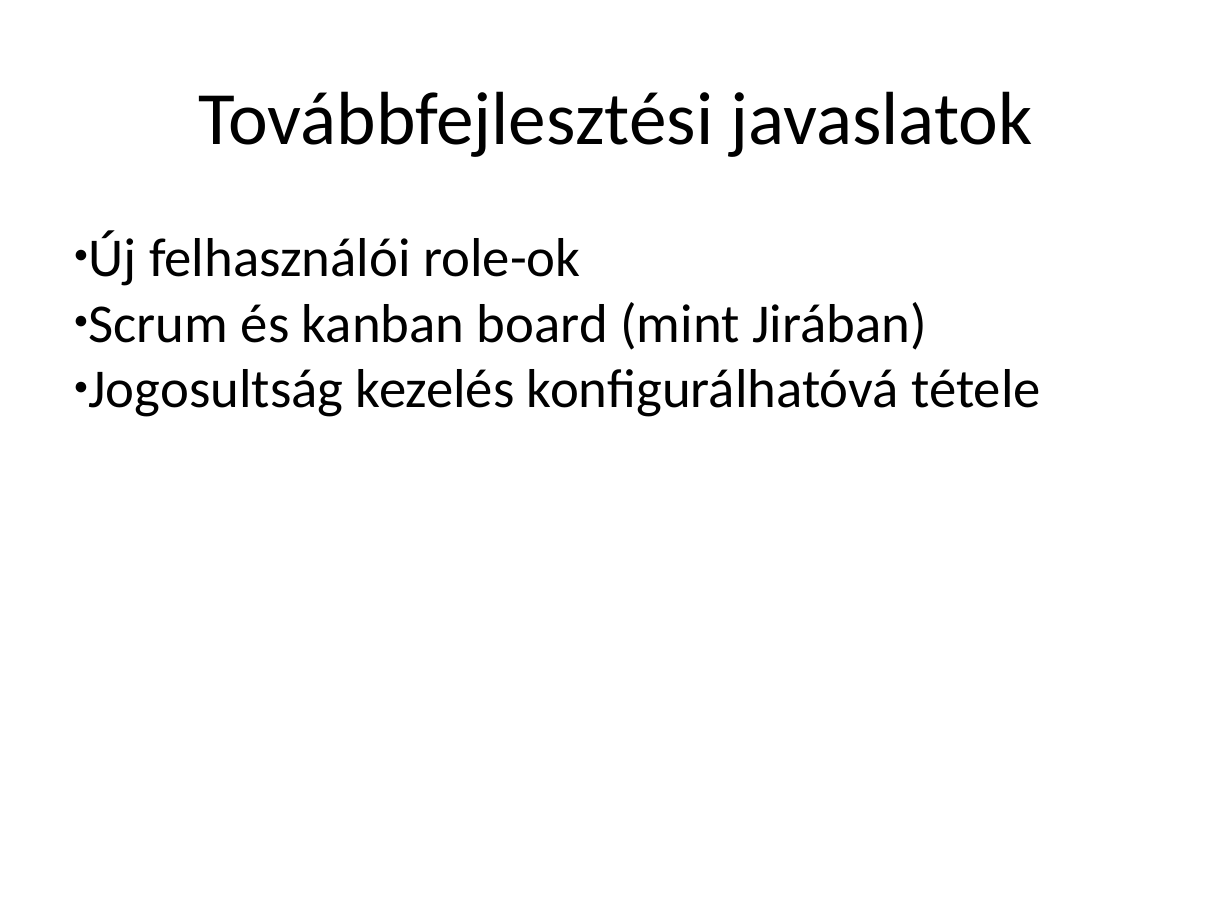
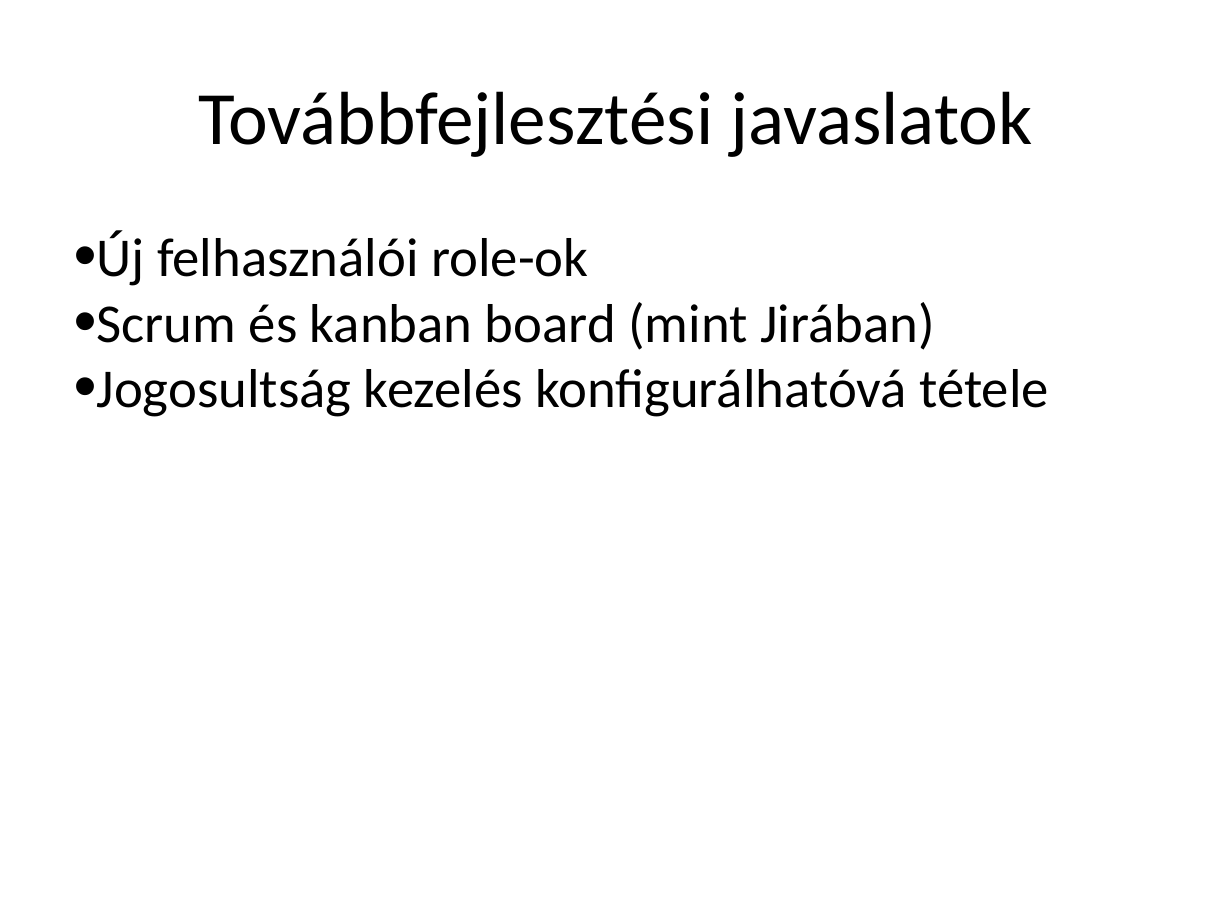
Before and after one commit to borlayda/Stump, a slide deck: slide 13 of Szarch-prezi.pptx. Drawn at 1232x924 pixels with LibreOffice and Linux fonts; fonts in the diff are those of the drawing. Boxes give left, top, right and bottom in pixels: in the first picture for what was removed or moved away, otherwise in the second. Text is boxed around its words. In the diff, an @@ line names an element or a change of style, - is before the commit and + after.

```diff
--- a/Szarch-prezi.pptx
+++ b/Szarch-prezi.pptx
@@ text "Új felhasználói role-ok" at box(97, 230, 1049, 417): bullet ● to • @@
```
Also in this commit, not shown: 3 other slides changed.
